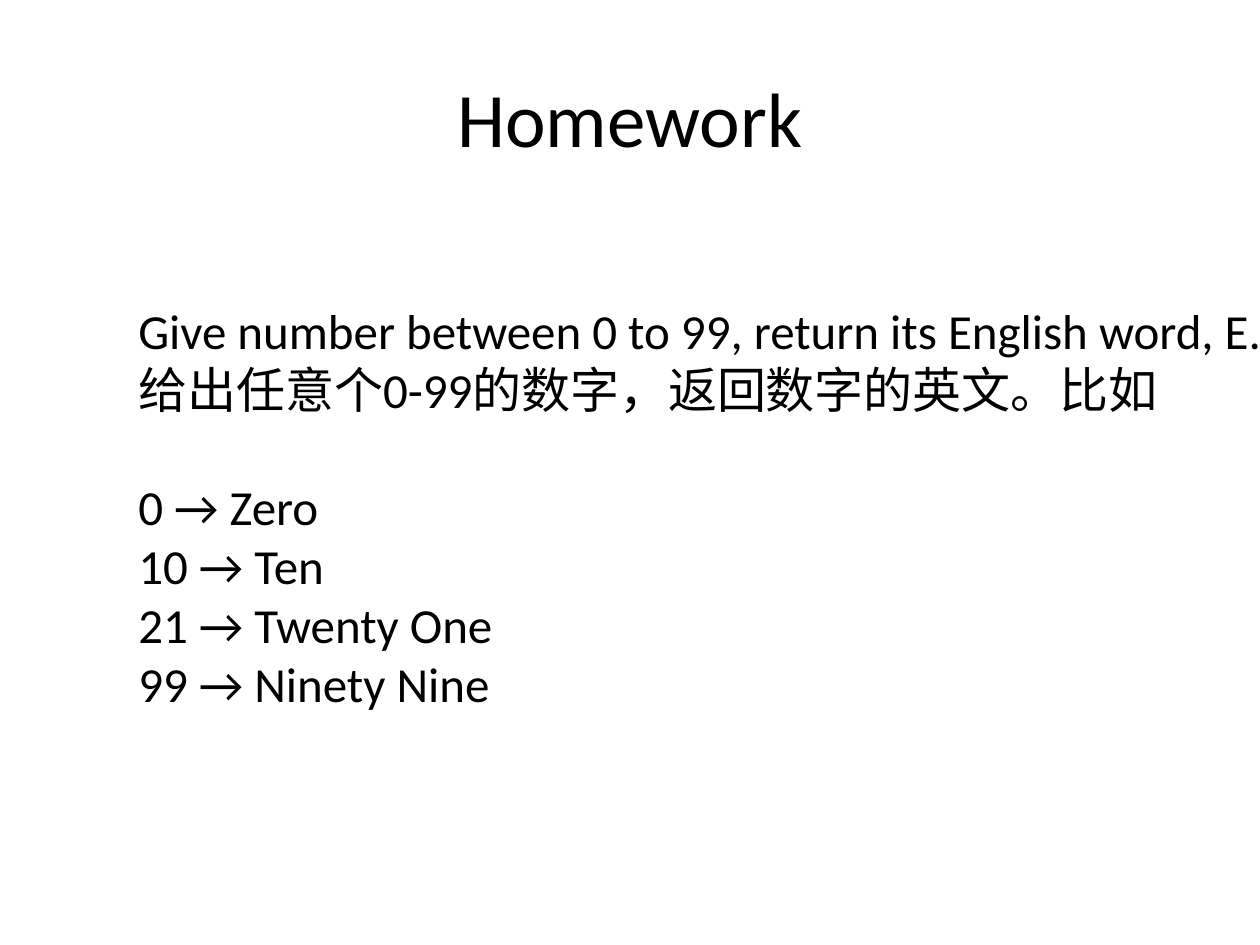
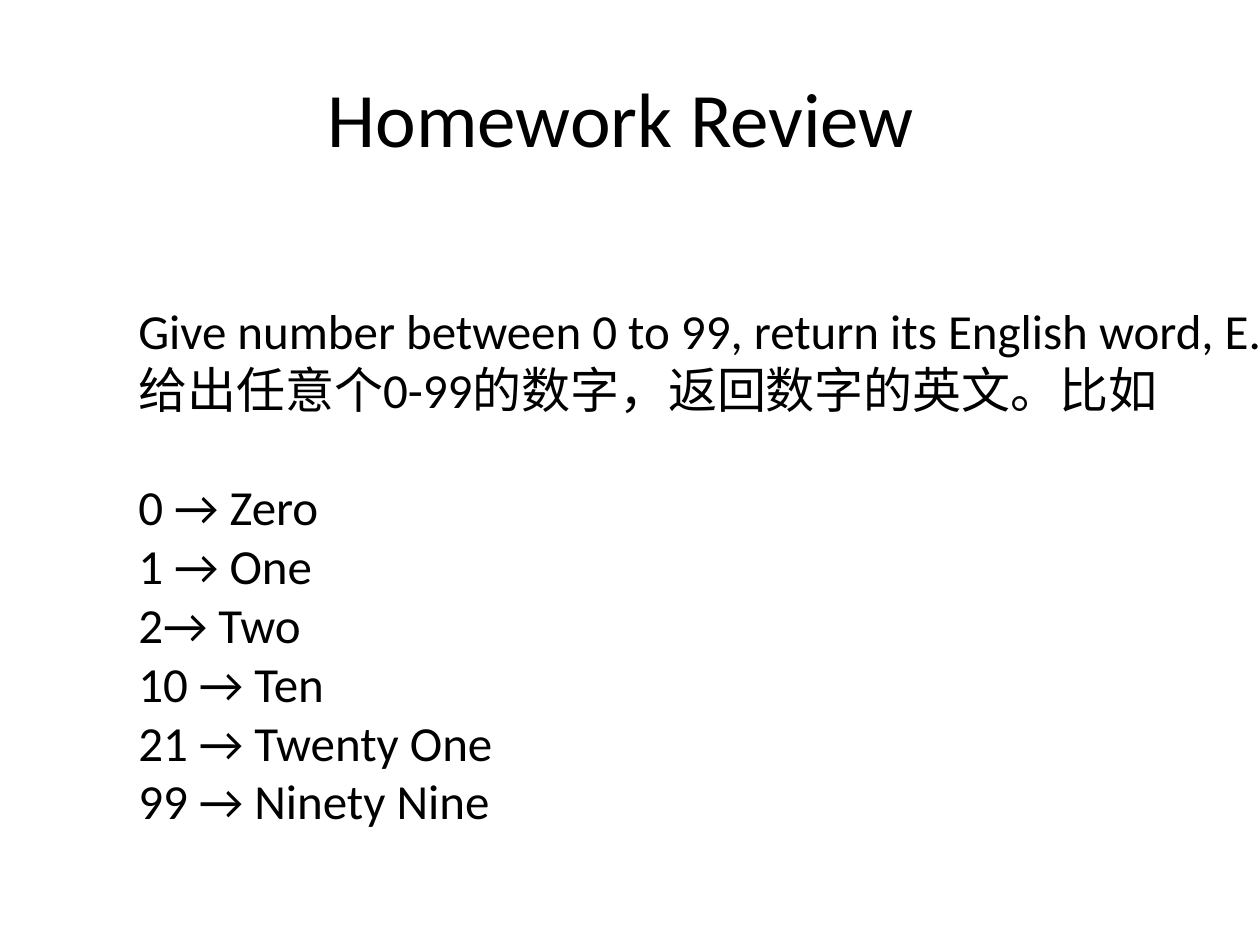
Before and after one commit to feedfood/TDD, a slide deck: slide 2 of Documents/TDD Hands On 2.pptx. Drawn at 1260x945 pixels with LibreOffice and Linux fonts; fonts in the diff are those of the drawing. Boxes give left, top, right and bottom in pixels: in the first picture for what was removed or moved away, otherwise in the second. Text is boxed around its words. In the diff, an @@ line names an element or a change of style, - is before the commit and + after.

```diff
--- a/Documents/TDD Hands On 2.pptx
+++ b/Documents/TDD Hands On 2.pptx
@@ title at <box>328,93,914,148</box>: text changed @@
-Homework
+Homework Review
@@ text at <box>138,552,312,644</box>: paragraphs added @@
+1 → One
+2→ Two
```
Also in this commit, not shown: 1 slide added.
